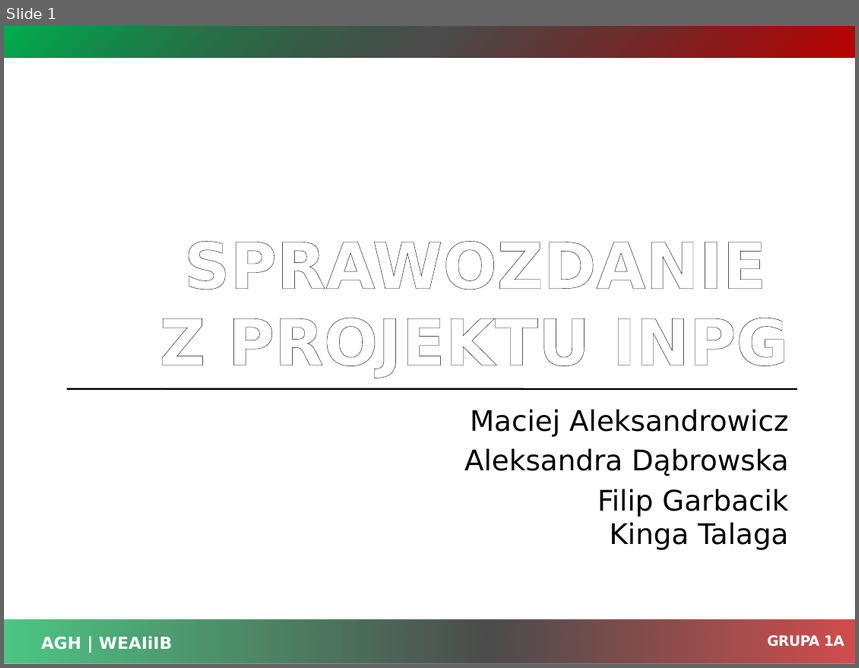
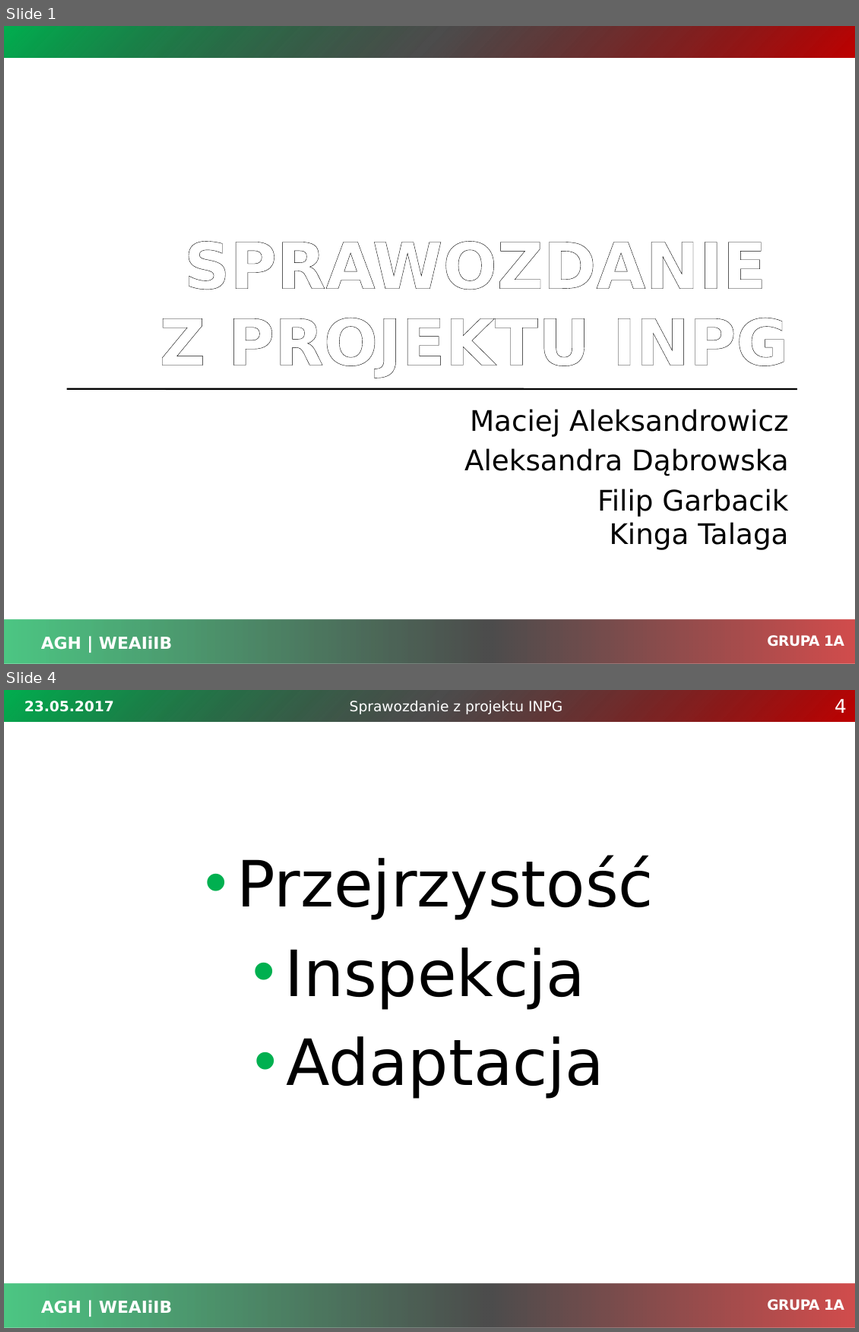
Before and after one commit to hubdworniok/warcaby, a slide deck: Dokumentacja/prezentacja_sprawozdanie.pptx. Shown one above the other, each under a label of ours: slide 1 before the commit, slides 1 and 4 after it; the slides between them are not shown. The pictures are 859x668 and 859x1332 pixels, drawn with LibreOffice and Linux fonts; fonts in the diff are those of the drawing; background and template pictures are left out. Boxes give left, top, right and bottom in pixels: in the first picture for what was removed or moved away, otherwise in the second. Text is boxed around its words. In the diff, an @@ line names an element or a change of style, - is before the commit and + after.

```diff
--- a/Dokumentacja/prezentacja_sprawozdanie.pptx
+++ b/Dokumentacja/prezentacja_sprawozdanie.pptx
@@ slide 4 added at box(4, 690, 855, 1328), background #FFFFFF; not listed: 4 template elements that a slide beside it also shows @@
@@ text added at box(25, 701, 114, 712), 12 pt, text #FFFFFF, bold @@
+23.05.2017
@@ text added at box(350, 701, 563, 714), 12 pt, text #FFFFFF @@
+Sprawozdanie z projektu INPG
@@ page number added at box(835, 699, 847, 713), 16 pt, text #FFFFFF @@
+4
@@ text added at box(237, 855, 654, 1099), 54 pt, text #000000 @@
+• Przejrzystość
+• Inspekcja
+• Adaptacja
```
Also in this commit, not shown: 7 slides changed, 3 other slides added.
